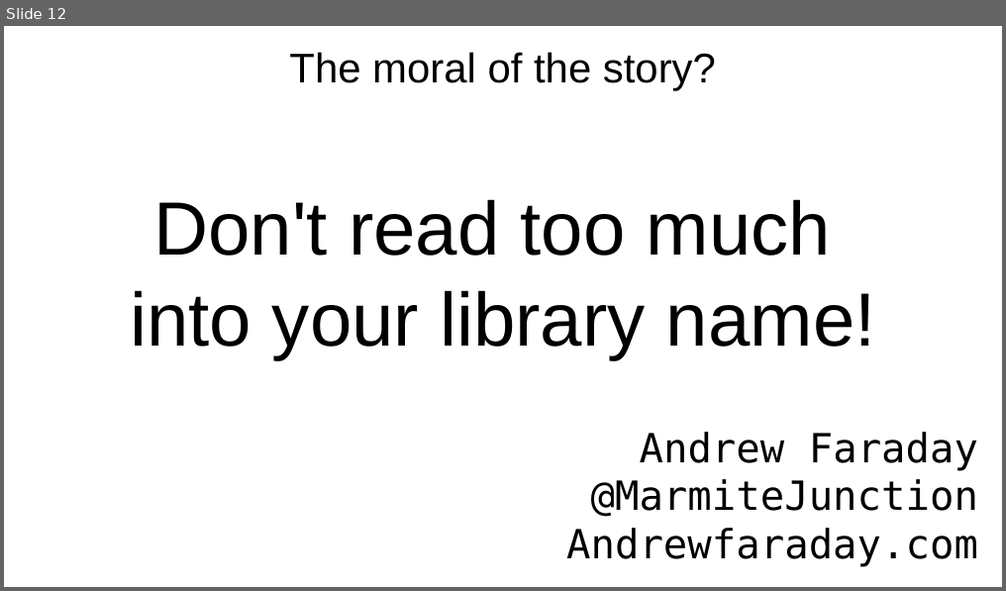
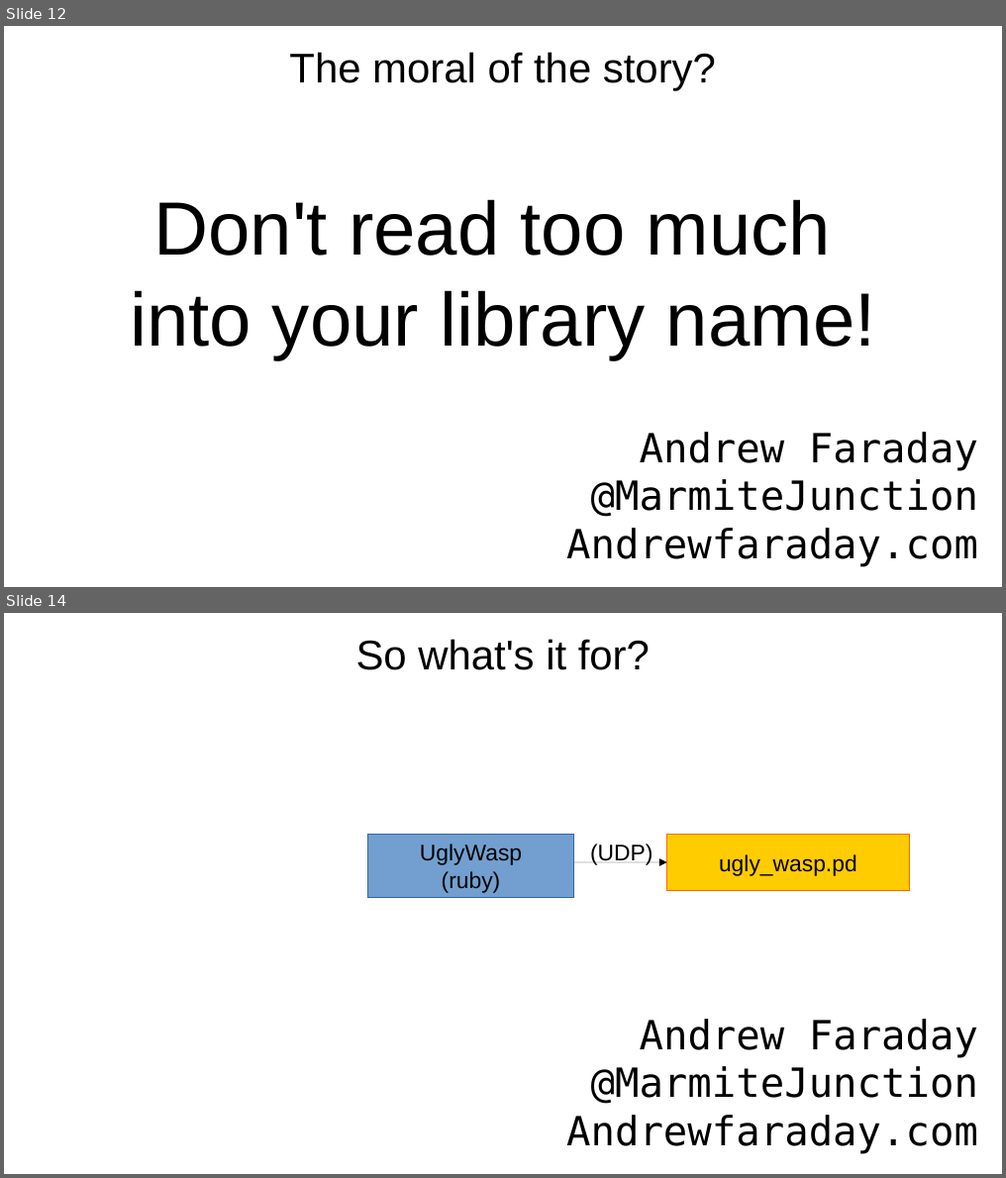
Before and after one commit to AJFaraday/conference-repo, a slide deck: talks/ruby_music/ruby-music.odp. Shown one above the other, each under a label of ours: slide 12 before the commit, slides 12 and 14 after it; the slides between them are not shown. The pictures are 1006x591 and 1006x1178 pixels, drawn with LibreOffice and Linux fonts; fonts in the diff are those of the drawing. Boxes give left, top, right and bottom in pixels: in the first picture for what was removed or moved away, otherwise in the second. Text is boxed around its words. In the diff, an @@ line names an element or a change of style, - is before the commit and + after.

Commit message:
STuff from the ruby music talk

```diff
--- a/talks/ruby_music/ruby-music.odp
+++ b/talks/ruby_music/ruby-music.odp
@@ slide 14 added at (4, 613, 1002, 1174), background #FFFFFF @@
@@ title added at (356, 639, 649, 670), 33 pt, text #000000 @@
+So what's it for?
@@ rectangle added at (368, 834, 574, 898), fill #729FCF, outline #3465A4 0 pt, 18 pt, text #000000 @@
+UglyWasp
+(ruby)
@@ text added at (590, 844, 652, 865), 18 pt, text #000000 @@
+(UDP)
@@ rectangle added at (667, 834, 910, 891), fill #FFCC00, outline #FF6600 0 pt, 18 pt, text #000000 @@
+ugly_wasp.pd
@@ arrow added from (574, 862) to (667, 862), #000000 0 pt @@
@@ text added at (566, 1019, 978, 1155), 32 pt, text #000000 @@
+Andrew Faraday
+@MarmiteJunction
+Andrewfaraday.com
```
Also in this commit, not shown: 2 slides changed, 6 other slides added, 4 other files.
